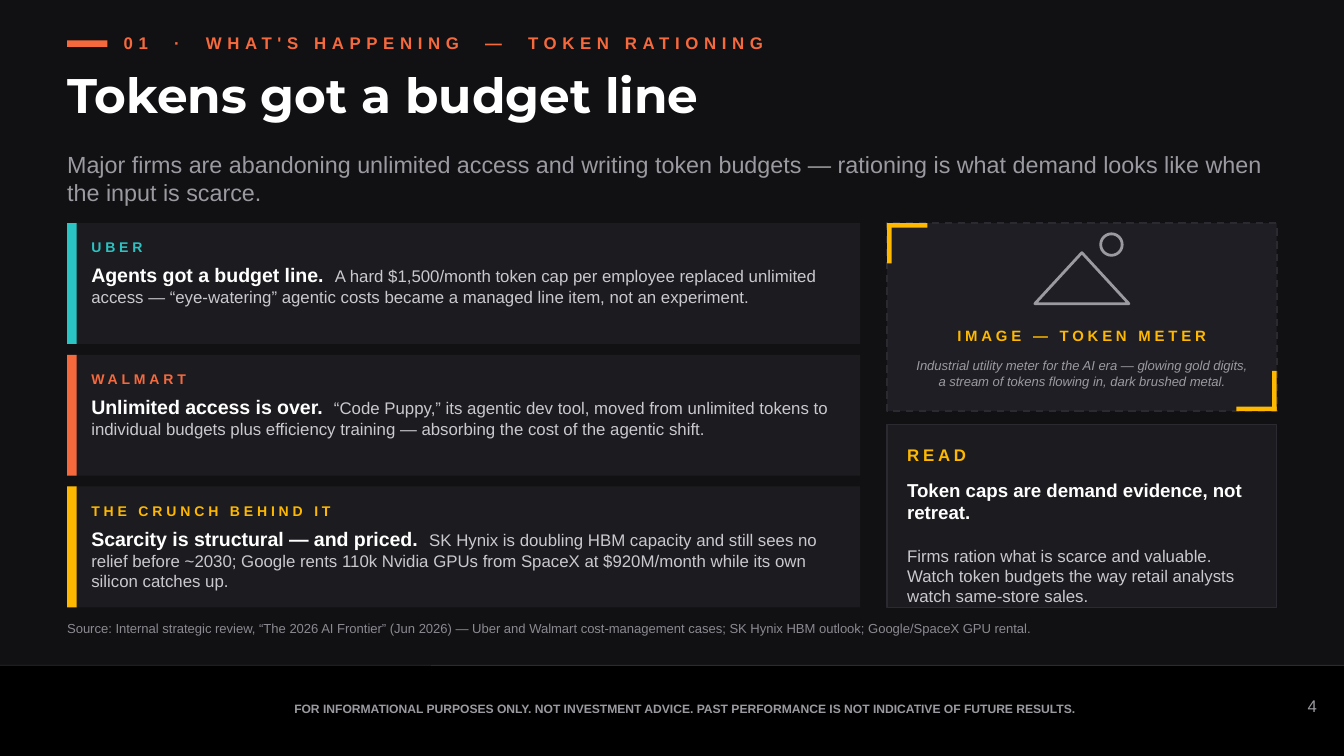
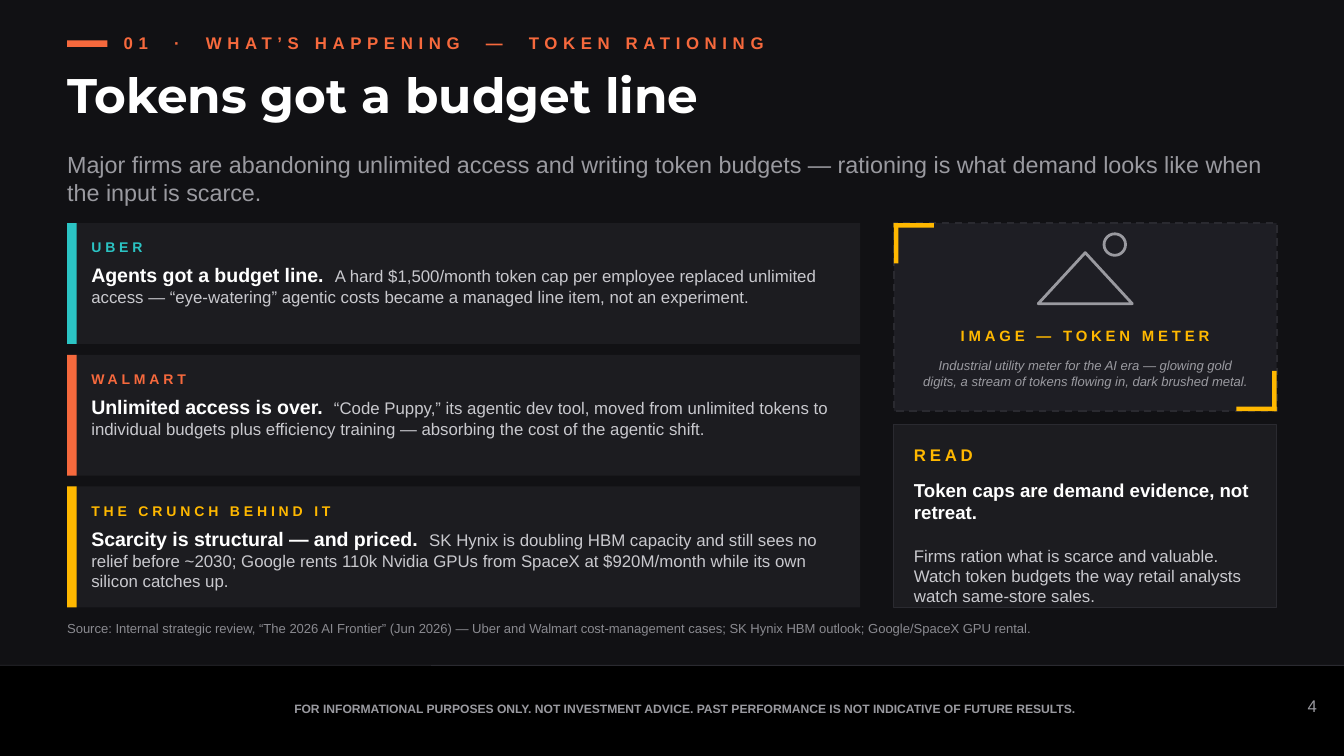
Before and after one commit to samuelcmcclellan-cell/ai-markets-deck, a slide deck: slide 4 of ai-markets-deck.pptx. Drawn at 1344x756 pixels with LibreOffice and Linux fonts; fonts in the diff are those of the drawing. Boxes give left, top, right and bottom in pixels: in the first picture for what was removed or moved away, otherwise in the second. Text is boxed around its words. In the diff, an @@ line names an element or a change of style, - is before the commit and + after.

```diff
--- a/ai-markets-deck.pptx
+++ b/ai-markets-deck.pptx
@@ rectangle: place and size @@
-rectangle at (887, 223, 1277, 411)
+rectangle at (894, 223, 1277, 411)
@@ rectangle: place and size @@
-rectangle at (887, 223, 927, 228)
+rectangle at (894, 223, 934, 228)
@@ rectangle: place and size @@
-rectangle at (887, 223, 892, 263)
+rectangle at (894, 223, 899, 263)
@@ text "IMAGE — TOKEN METER": place and size @@
-text "IMAGE — TOKEN METER" at (957, 330, 1205, 341)
+text "IMAGE — TOKEN METER" at (961, 330, 1209, 341)
@@ text "Industrial utility meter for the ..." rewrapped from (916, 360, 1247, 389) to (923, 360, 1247, 389) @@
@@ rectangle: place and size @@
-rectangle at (887, 425, 1277, 607)
+rectangle at (894, 425, 1277, 607)
@@ text "READ": place and size @@
-text "READ" at (907, 449, 966, 461)
+text "READ" at (914, 449, 973, 461)
@@ text "Token caps are demand evidence, ...": place and size @@
-text "Token caps are demand evidence, ..." at (907, 483, 1242, 602)
+text "Token caps are demand evidence, ..." at (914, 483, 1249, 602)
```
Also in this commit, not shown: 11 other slides changed, 17 other files.
